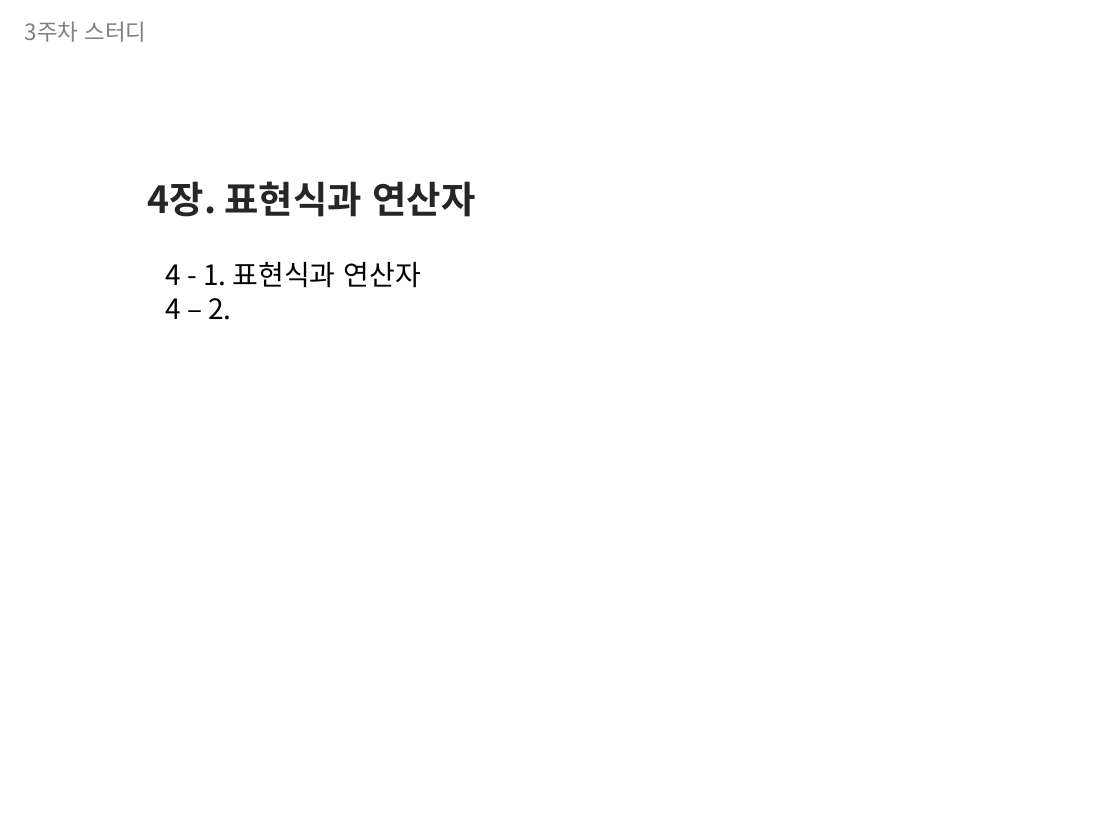
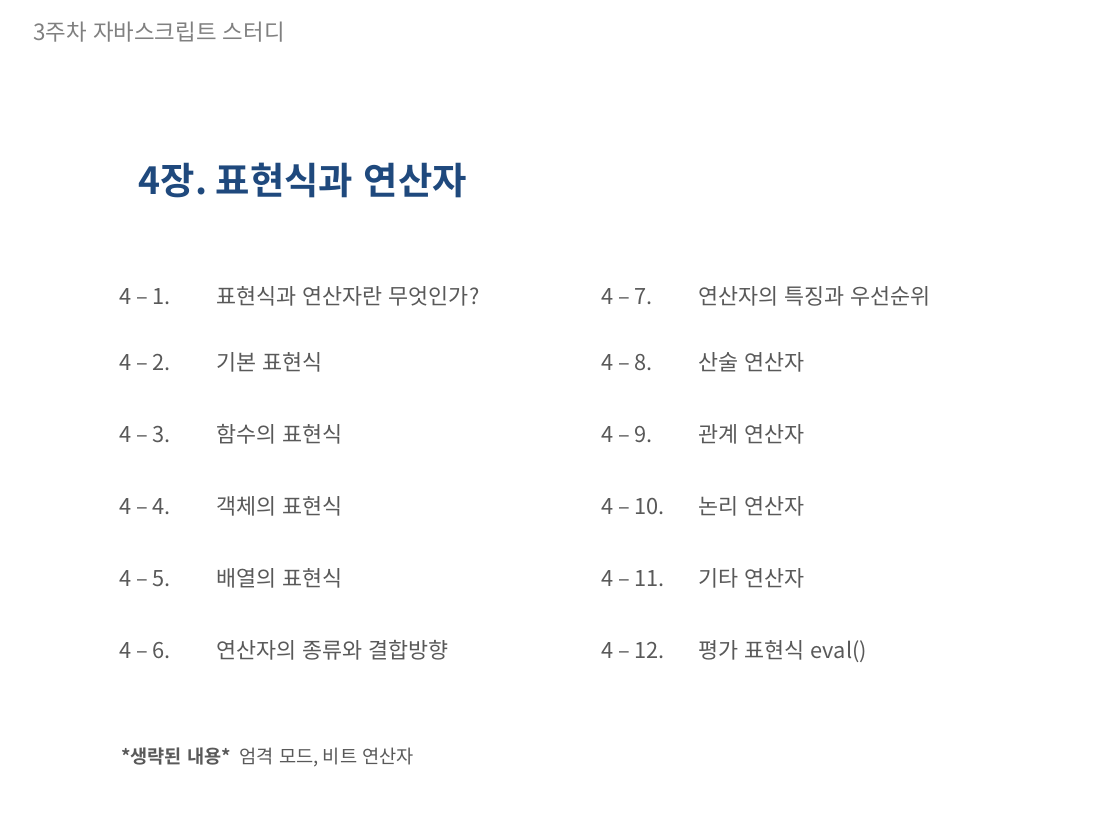
Before and after one commit to primrose201/studyspace, a slide deck: slide 1 of Javascript_Perfect_Guide/week02_c04.pptx. Drawn at 1120x840 pixels with LibreOffice and Linux fonts; fonts in the diff are those of the drawing. Boxes give left, top, right and bottom in pixels: in the first picture for what was removed or moved away, otherwise in the second. Text is boxed around its words. In the diff, an @@ line names an element or a change of style, - is before the commit and + after.

```diff
--- a/Javascript_Perfect_Guide/week02_c04.pptx
+++ b/Javascript_Perfect_Guide/week02_c04.pptx
@@ title at [33, 21, 285, 42]: text changed @@
-3주차 스터디
+3주차 자바스크립트 스터디
@@ text "4장. 표현식과 연산자": place and size @@
-text "4장. 표현식과 연산자" at [148, 181, 476, 217]
+text "4장. 표현식과 연산자" at [139, 162, 467, 198]
@@ text "4장. 표현식과 연산자" at [139, 162, 467, 198]: text colour #262626 to #1F497D @@
@@ table added at [119, 265, 584, 684], 6 rows, 2 columns @@
+4 – 1. | 표현식과 연산자란 무엇인가?
+4 – 2. | 기본 표현식
+4 – 3. | 함수의 표현식
+4 – 4. | 객체의 표현식
+4 – 5. | 배열의 표현식
+4 – 6. | 연산자의 종류와 결합방향
@@ text removed at [165, 262, 421, 320] @@
-4 - 1. 표현식과 연산자
-4 – 2.
@@ table added at [601, 265, 1066, 684], 6 rows, 2 columns @@
+4 – 7. | 연산자의 특징과 우선순위
+4 – 8. | 산술 연산자
+4 – 9. | 관계 연산자
+4 – 10. | 논리 연산자
+4 – 11. | 기타 연산자
+4 – 12. | 평가 표현식 eval()
@@ text added at [121, 747, 413, 767], 12 pt, text #595959 @@
+*생략된 내용* 엄격 모드, 비트 연산자
```
Also in this commit, not shown: 13 slides added, 7 slides removed.
